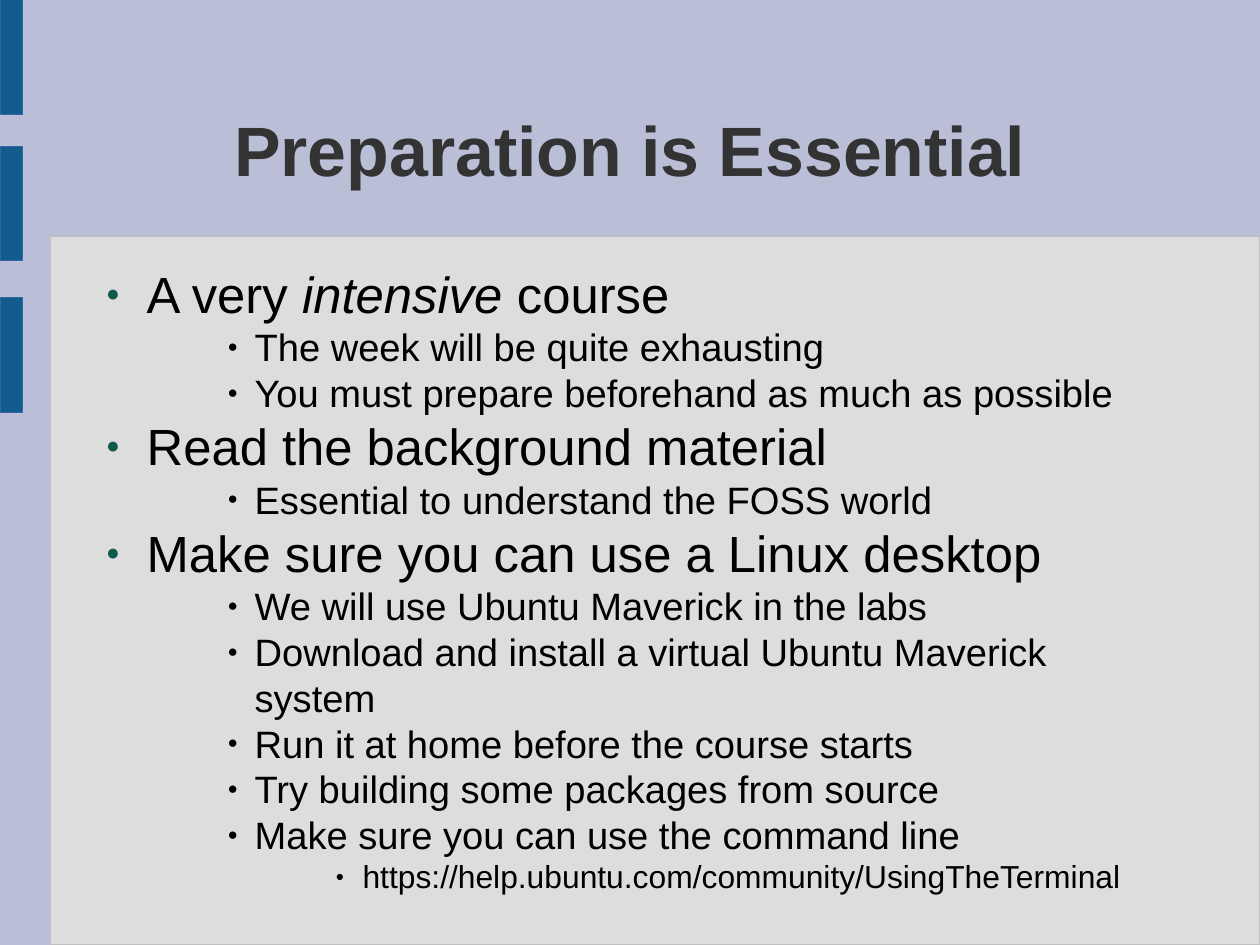
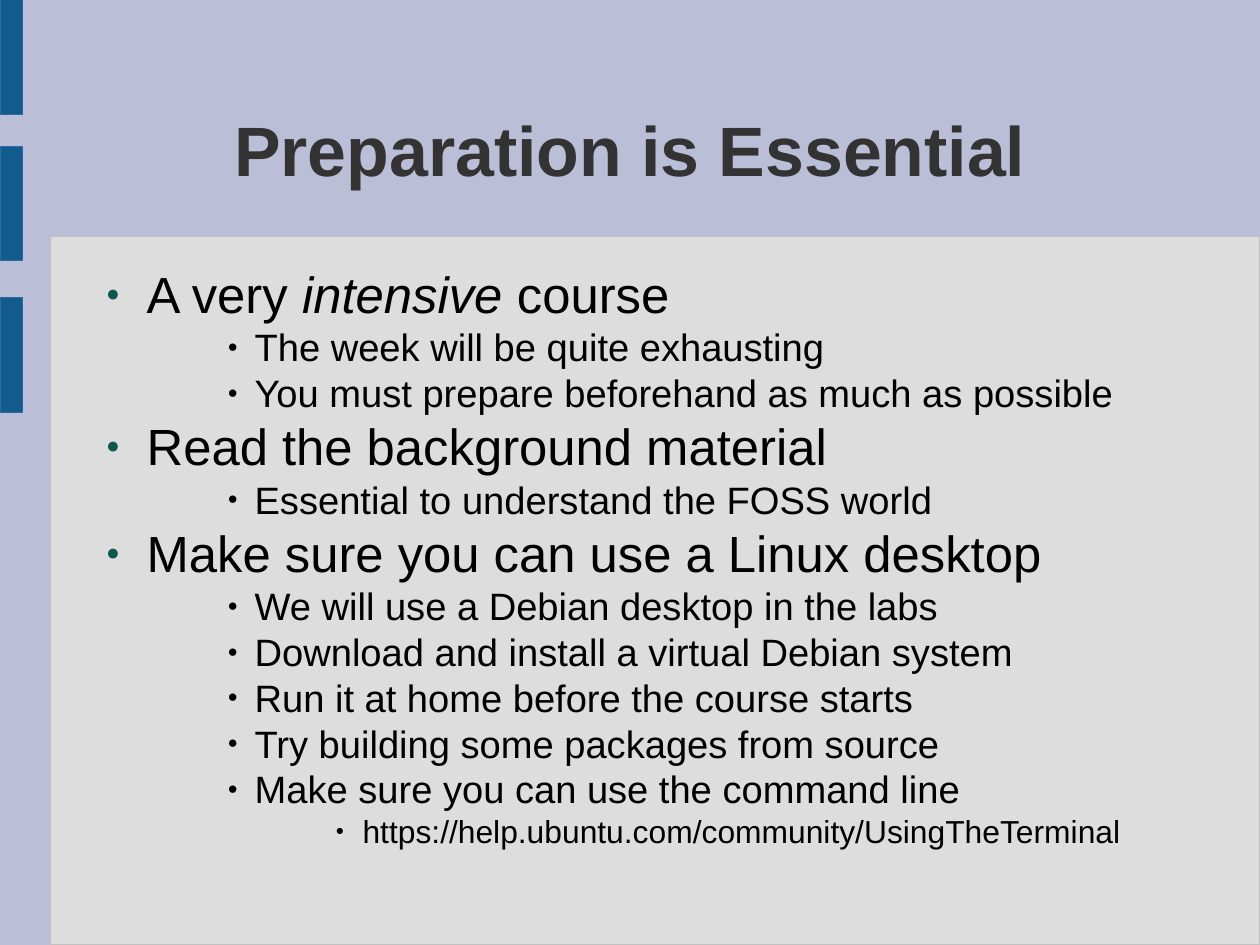
Before and after one commit to tridge/COMP8440, a slide deck: slide 3 of lectures/course_introduction.odp. Drawn at 1260x945 pixels with LibreOffice and Linux fonts; fonts in the diff are those of the drawing. Boxes give left, top, right and bottom in pixels: in the first picture for what was removed or moved away, otherwise in the second. Text is boxed around its words. In the diff, an @@ line names an element or a change of style, - is before the commit and + after.

Commit message:
lecture updates for 2014

```diff
--- a/lectures/course_introduction.odp
+++ b/lectures/course_introduction.odp
@@ text at <box>255,592,1013,674</box>: text changed @@
-    ● We will use Ubuntu Maverick in the labs
-    ● Download and install a virtual Ubuntu Maverick system
+    ● We will use a Debian desktop in the labs
+    ● Download and install a virtual Debian system
```
Also in this commit, not shown: 2 other slides changed, 1 slide removed, 3 other files.
